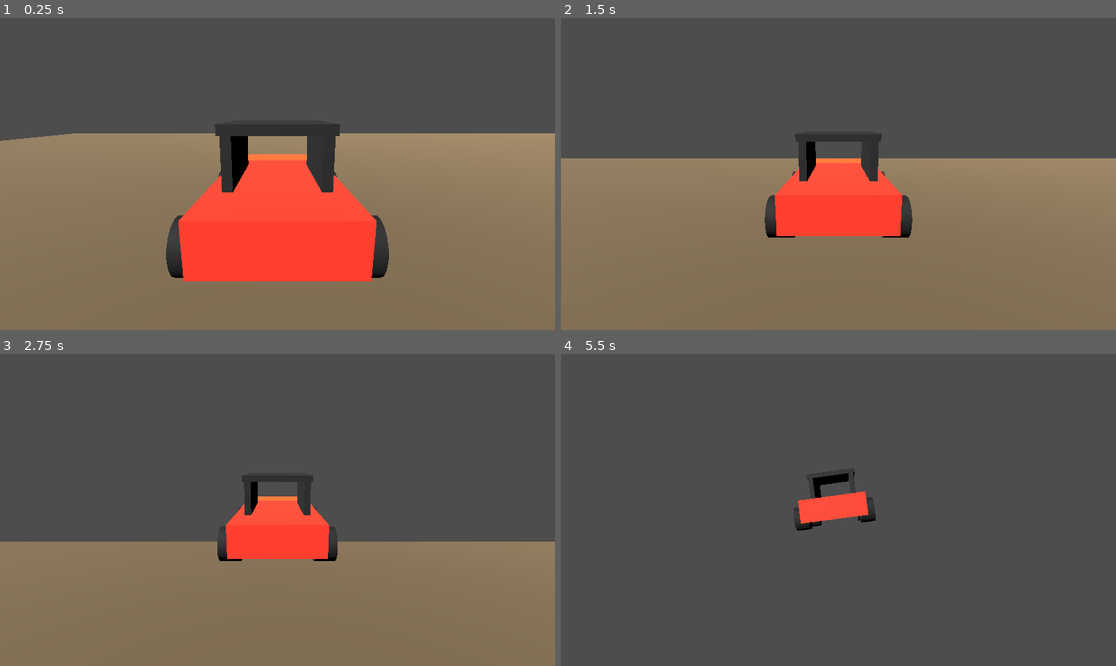
Above: before the commit, frames 1-4 (two rows, left to right).
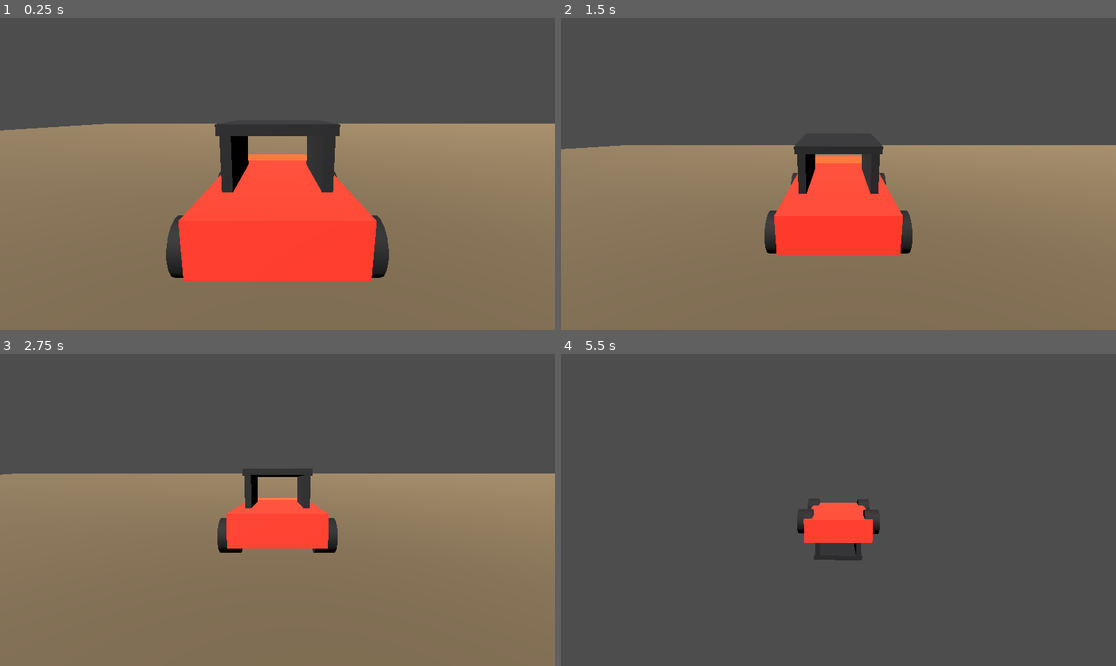
Above: after the commit, the same moments.

Repository: YotsuBotfds/trailhead
Game: Godot game, scene res://scenes/flat_plane.tscn
Same seed, same stepped clock (60 frames per second), same inputs: the game is played once before the commit and once after it.
Inputs:
- Up to frame 1 (0.25 s): no input
- Up to frame 2 (1.5 s): hold R (self_right) 0.53-1.28 s; hold W (throttle) 0.53-1.28 s; hold S (brake) from 1.28 s (still down); tap C (cam_toggle) at 1.35 s
- Up to frame 3 (2.75 s): tap W (throttle) at 1.55 s; release S (brake) at 2.03 s; hold R (self_right) from 2.03 s (still down); hold W (throttle) from 2.03 s (still down)
- Up to frame 4 (5.5 s): release R (self_right) at 2.78 s; release W (throttle) at 2.78 s; hold Up 2.78-3.53 s; tap W (throttle) at 2.85, 4.35 s; hold W (throttle) 3.53-4.28 s; hold A (steer_left) 3.53-5.03 s; tap C (cam_toggle) at 3.6 s; hold S (brake) from 5.03 s (still down); hold W (throttle) from 5.03 s (still down)

The runs differ from the first frame. In frame 1, 2.4% of the frame differs, in the area x 0-100%, y 33-40%; in frame 2, 6.4%; in frame 3, 20%, in the area x 0-100%, y 36-67%; in frame 4, 1.9%.

Commit message:
Add headless feel probes

Diff:
--- a/autoload/game_config.gd
+++ b/autoload/game_config.gd
@@ -9,10 +9,17 @@
 var motor_torque: float = 6.0
 var max_speed: float = 8.0
 var brake_force: float = 4.0
+var brake_damping_per_tick: float = 0.08
 var ebrake_factor: float = 0.4
+var lateral_grip_force: float = 3.0
 var steer_limit_deg: float = 28.0
 var steer_rate_deg: float = 90.0
+var steer_yaw_torque: float = 0.75
 var air_pitch_torque: float = 2.0
+var launch_wheelie_torque: float = 0.03
+var launch_wheelie_min_throttle: float = 0.95
+var launch_wheelie_max_steer: float = 0.15
+var launch_wheelie_speed_max: float = 0.7
 var self_right_impulse: float = 5.0
 
 var susp_rest_length: float = 0.06
@@ -37,6 +44,22 @@
 var stuck_window_ticks: int = 180
 var stuck_min_progress: float = 0.05
 var max_flipped_ticks: int = 300
+var flat_ground_size: Vector3 = Vector3(12.0, 0.1, 12.0)
+var flat_ground_center: Vector3 = Vector3(2.0, -0.05, 0.0)
+var flat_probe_bounds_min: Vector3 = Vector3(-3.5, -1.0, -6.0)
+var flat_probe_bounds_max: Vector3 = Vector3(7.5, 2.0, 6.0)
+var drift_probe_accel_ticks: int = 55
+var drift_probe_ebrake_ticks: int = 85
+var drift_probe_recover_ticks: int = 20
+var drift_probe_accel_throttle: float = 0.8
+var drift_probe_ebrake_throttle: float = 0.65
+var drift_min_peak_slip_angle_deg: float = 12.0
+var drift_min_yaw_rate: float = 0.8
+var drift_min_ebrake_ticks: int = 30
+var drift_min_speed: float = 0.5
+var wheelie_probe_ticks: int = 70
+var wheelie_min_peak_pitch_deg: float = 8.0
+var wheelie_min_front_air_rear_contact_ticks: int = 6
 
 var default_landmark_radius: float = 0.4
 
--- a/systems/render/flat_plane_host.gd
+++ b/systems/render/flat_plane_host.gd
@@ -4,6 +4,7 @@
 const VehicleScene: PackedScene = preload("res://scenes/vehicle.tscn")
 const VehicleInputScript: GDScript = preload("res://systems/vehicle/vehicle_input.gd")
 const ProceduralBuggyVisualScript: GDScript = preload("res://systems/render/procedural_buggy_visual.gd")
+const FlatWorldBuilderScript: GDScript = preload("res://systems/world/flat_world_builder.gd")
 
 var _vehicle: Node = null
 var _vehicle_input: RefCounted = VehicleInputScript.new()
@@ -52,25 +53,14 @@
 
 
 func _build_ground() -> void:
-	var ground: StaticBody3D = StaticBody3D.new()
-	ground.name = "flat_ground__surf_packed_dirt"
-	ground.add_to_group("surf_packed_dirt")
-	add_child(ground)
-
-	var collision: CollisionShape3D = CollisionShape3D.new()
-	collision.name = "Collision"
-	var shape: BoxShape3D = BoxShape3D.new()
-	shape.size = Vector3(10.0, 0.1, 6.0)
-	collision.shape = shape
-	collision.position = Vector3(2.5, -0.05, 0.0)
-	ground.add_child(collision)
+	var ground: StaticBody3D = FlatWorldBuilderScript.build_collision(self)
 
 	var mesh_instance: MeshInstance3D = MeshInstance3D.new()
 	mesh_instance.name = "GroundVisual"
 	var mesh: BoxMesh = BoxMesh.new()
-	mesh.size = Vector3(10.0, 0.04, 6.0)
+	mesh.size = Vector3(GameConfig.flat_ground_size.x, 0.04, GameConfig.flat_ground_size.z)
 	mesh_instance.mesh = mesh
-	mesh_instance.position = Vector3(2.5, -0.02, 0.0)
+	mesh_instance.position = Vector3(GameConfig.flat_ground_center.x, -0.02, GameConfig.flat_ground_center.z)
 	var material: StandardMaterial3D = StandardMaterial3D.new()
 	material.albedo_color = Color(0.35, 0.29, 0.20)
 	material.roughness = 0.9
--- /dev/null
+++ b/systems/sim/controllers/scripted_feel_controller.gd
@@ -0,0 +1,57 @@
+class_name ScriptedFeelController
+extends RefCounted
+
+const VehicleInputScript: GDScript = preload("res://systems/vehicle/vehicle_input.gd")
+
+var scenario_id: String = "ebrake_drift"
+var _tick: int = 0
+var _done: bool = false
+
+
+func configure(id: String) -> void:
+	scenario_id = id
+	_tick = 0
+	_done = false
+
+
+func next_input(_state: RefCounted) -> RefCounted:
+	var input: RefCounted = VehicleInputScript.new()
+	if scenario_id == "ebrake_drift":
+		_fill_ebrake_drift(input)
+	elif scenario_id == "launch_wheelie":
+		_fill_launch_wheelie(input)
+	else:
+		_done = true
+		input.set("brake", 1.0)
+	_tick += 1
+	return input
+
+
+func is_done() -> bool:
+	return _done
+
+
+func _fill_ebrake_drift(input: RefCounted) -> void:
+	var drift_start_tick: int = GameConfig.drift_probe_accel_ticks
+	var drift_end_tick: int = drift_start_tick + GameConfig.drift_probe_ebrake_ticks
+	var recover_end_tick: int = drift_end_tick + GameConfig.drift_probe_recover_ticks
+	if _tick < drift_start_tick:
+		input.set("throttle", GameConfig.drift_probe_accel_throttle)
+	elif _tick < drift_end_tick:
+		input.set("throttle", GameConfig.drift_probe_ebrake_throttle)
+		input.set("steer", 1.0)
+		input.set("ebrake", true)
+	elif _tick < recover_end_tick:
+		input.set("throttle", 0.2)
+		input.set("brake", 0.2)
+	else:
+		input.set("brake", 1.0)
+		_done = true
+
+
+func _fill_launch_wheelie(input: RefCounted) -> void:
+	if _tick < GameConfig.wheelie_probe_ticks:
+		input.set("throttle", 1.0)
+	else:
+		input.set("brake", 1.0)
+		_done = true
--- a/systems/sim/sim_runner.gd
+++ b/systems/sim/sim_runner.gd
@@ -4,8 +4,10 @@
 const DEFAULT_TARGET: Vector3 = Vector3(3.0, 0.0, 0.0)
 const VehicleScene: PackedScene = preload("res://scenes/vehicle.tscn")
 const VehicleInputScript: GDScript = preload("res://systems/vehicle/vehicle_input.gd")
+const FlatWorldBuilderScript: GDScript = preload("res://systems/world/flat_world_builder.gd")
 const PDWaypointControllerScript: GDScript = preload("res://systems/sim/controllers/pd_waypoint_controller.gd")
 const ReplayControllerScript: GDScript = preload("res://systems/sim/controllers/replay_controller.gd")
+const ScriptedFeelControllerScript: GDScript = preload("res://systems/sim/controllers/scripted_feel_controller.gd")
 
 var _args: Dictionary = {}
 var _vehicle: Node = null
@@ -16,6 +18,7 @@
 var _target: Vector3 = DEFAULT_TARGET
 var _target_radius: float = 0.35
 var _controller_id: String = "pd"
+var _scenario_id: String = ""
 var _spawn_id: String = "flat_spawn"
 var _stuck_window_ticks: int = 180
 var _stuck_min_progress: float = 0.05
@@ -33,6 +36,13 @@
 var _min_progress_window: float = 999999.0
 var _started_flipped: bool = false
 var _self_right_input_count: int = 0
+var _max_abs_slip_angle_deg: float = 0.0
+var _max_pitch_deg: float = -999999.0
+var _max_abs_roll_deg: float = 0.0
+var _max_abs_yaw_rate: float = 0.0
+var _max_speed: float = 0.0
+var _ebrake_ticks: int = 0
+var _front_air_rear_contact_ticks: int = 0
 
 
 func _ready() -> void:
@@ -40,6 +50,7 @@
 	_args = _parse_args(OS.get_cmdline_user_args())
 	_max_ticks = int(_args.get("max-ticks", 6000))
 	_controller_id = String(_args.get("controller", "pd"))
+	_scenario_id = String(_args.get("scenario", ""))
 	_spawn_id = String(_args.get("spawn", "flat_spawn"))
 	_stuck_window_ticks = maxi(int(_args.get("stuck-window", GameConfig.stuck_window_ticks)), 1)
 	_stuck_min_progress = maxf(float(_args.get("stuck-min-progress", GameConfig.stuck_min_progress)), 0.0)
@@ -103,6 +114,10 @@
 		var replay_controller: RefCounted = ReplayControllerScript.new()
 		replay_controller.call("configure_empty")
 		return replay_controller
+	if controller_id == "scripted":
+		var scripted_controller: RefCounted = ScriptedFeelControllerScript.new()
+		scripted_controller.call("configure", _scenario_id)
+		return scripted_controller
 	return null
 
 
@@ -123,26 +138,38 @@
 
 
 func _setup_flat_scene() -> void:
-	var ground: StaticBody3D = StaticBody3D.new()
-	ground.name = "flat_ground__surf_packed_dirt"
-	ground.add_to_group("surf_packed_dirt")
-	add_child(ground)
-
-	var shape_node: CollisionShape3D = CollisionShape3D.new()
-	var shape: BoxShape3D = BoxShape3D.new()
-	shape.size = Vector3(8.0, 0.1, 4.0)
-	shape_node.shape = shape
-	shape_node.position = Vector3(2.0, -0.05, 0.0)
-	ground.add_child(shape_node)
+	FlatWorldBuilderScript.build_collision(self)
 
 
 func _record(state: RefCounted, input: RefCounted) -> void:
 	var state_position: Vector3 = state.get("position")
 	var state_velocity: Vector3 = state.get("linear_velocity")
+	var state_angular_velocity: Vector3 = state.get("angular_velocity")
+	var state_basis: Basis = state.get("basis")
+	var pitch_deg: float = _pitch_deg(state_basis)
+	var roll_deg: float = _roll_deg(state_basis)
+	var speed: float = state_velocity.length()
+	var slip_angle_deg: float = _slip_angle_deg(state_basis, state_velocity)
+	var yaw_rate: float = state_angular_velocity.dot(Vector3.UP)
+	var wheel_contact: Array = state.get("wheel_contact")
+	var wheel_surface: Array = state.get("wheel_surface")
+	var front_contact_count: int = _contact_count(wheel_contact, 0, 2)
+	var rear_contact_count: int = _contact_count(wheel_contact, 2, 4)
 	var row: Dictionary = {
 		"tick": _tick,
 		"position": _vec3_to_array(state_position),
 		"linear_velocity": _vec3_to_array(state_velocity),
+		"angular_velocity": _vec3_to_array(state_angular_velocity),
+		"yaw_rate": yaw_rate,
+		"pitch_deg": pitch_deg,
+		"roll_deg": roll_deg,
+		"speed": speed,
+		"slip_angle_deg": slip_angle_deg,
+		"wheel_contact_count": front_contact_count + rear_contact_count,
+		"front_contact_count": front_contact_count,
+		"rear_contact_count": rear_contact_count,
+		"wheel_contact": _bool_array_to_array(wheel_contact),
+		"wheel_surface": _surface_array_to_array(wheel_surface),
 		"on_ground": bool(state.get("on_ground")),
 		"is_flipped": bool(state.get("is_flipped")),
 		"input": {
@@ -156,6 +183,15 @@
 	_telemetry.append(row)
 	if bool(input.get("self_right")):
 		_self_right_input_count += 1
+	if bool(input.get("ebrake")):
+		_ebrake_ticks += 1
+	if front_contact_count == 0 and rear_contact_count > 0:
+		_front_air_rear_contact_ticks += 1
+	_max_abs_slip_angle_deg = maxf(_max_abs_slip_angle_deg, absf(slip_angle_deg))
+	_max_pitch_deg = maxf(_max_pitch_deg, pitch_deg)
+	_max_abs_roll_deg = maxf(_max_abs_roll_deg, absf(roll_deg))
+	_max_abs_yaw_rate = maxf(_max_abs_yaw_rate, absf(yaw_rate))
+	_max_speed = maxf(_max_speed, speed)
 	_update_predicates(state_position, bool(state.get("is_flipped")))
 
 
@@ -207,6 +243,10 @@
 
 
 func _configure_flat_bounds() -> void:
+	if _uses_scenario_predicate():
+		_bounds_min = GameConfig.flat_probe_bounds_min
+		_bounds_max = GameConfig.flat_probe_bounds_max
+		return
 	var min_x: float = minf(0.0, _target.x) - 1.0
 	var max_x: float = maxf(0.0, _target.x) + 1.0
 	var min_z: float = minf(0.0, _target.z) - 1.0
@@ -230,17 +270,21 @@
 		var target_delta: Vector3 = _target - last_position
 		target_delta.y = 0.0
 		reached_target = target_delta.length() <= _target_radius
-	var all_predicates_passed: bool = reached_target and _never_stuck and _upright_or_recovered and _stayed_in_bounds
+	var target_predicate_passed: bool = reached_target if _requires_target() else true
+	var scenario_predicate_passed: bool = _scenario_predicate_passed()
+	var all_predicates_passed: bool = target_predicate_passed and scenario_predicate_passed and _never_stuck and _upright_or_recovered and _stayed_in_bounds
 	var result: Dictionary = {
 		"scene": String(_args.get("scene", "flat_plane")),
 		"controller": _controller_id,
+		"scenario": _scenario_id,
 		"spawn": _spawn_id,
 		"target": String(_args.get("target", "flat_target")),
 		"seed": int(_args.get("seed", 0)),
 		"ticks": _tick,
 		"result": "pass" if (passed and all_predicates_passed) else "fail",
 		"predicates": {
-			"reached_target": reached_target,
+			"reached_target": target_predicate_passed,
+			"scenario_passed": scenario_predicate_passed,
 			"never_stuck": _never_stuck,
 			"upright_or_recovered": _upright_or_recovered,
 			"stayed_in_bounds": _stayed_in_bounds
@@ -253,6 +297,13 @@
 			"max_flipped_ticks": _max_flipped_ticks_seen,
 			"started_flipped": _started_flipped,
 			"self_right_input_count": _self_right_input_count,
+			"max_abs_slip_angle_deg": _max_abs_slip_angle_deg,
+			"max_pitch_deg": _max_pitch_deg,
+			"max_abs_roll_deg": _max_abs_roll_deg,
+			"max_abs_yaw_rate": _max_abs_yaw_rate,
+			"max_speed": _max_speed,
+			"ebrake_ticks": _ebrake_ticks,
+			"front_air_rear_contact_ticks": _front_air_rear_contact_ticks,
 			"min_progress_window": _min_progress_window if _min_progress_window < 999998.0 else null,
 			"stuck_window_ticks": _stuck_window_ticks,
 			"stuck_min_progress": _stuck_min_progress
@@ -270,6 +321,7 @@
 	var result: Dictionary = {
 		"scene": String(_args.get("scene", "flat_plane")),
 		"controller": _controller_id,
+		"scenario": _scenario_id,
 		"spawn": _spawn_id,
 		"target": String(_args.get("target", "flat_target")),
 		"seed": int(_args.get("seed", 0)),
@@ -302,3 +354,65 @@
 
 func _vec3_to_array(v: Vector3) -> Array[float]:
 	return [v.x, v.y, v.z]
+
+
+func _requires_target() -> bool:
+	return not _uses_scenario_predicate()
+
+
+func _uses_scenario_predicate() -> bool:
+	return _controller_id == "scripted" and _scenario_id != ""
+
+
+func _scenario_predicate_passed() -> bool:
+	if not _uses_scenario_predicate():
+		return true
+	if _scenario_id == "ebrake_drift":
+		return _max_abs_slip_angle_deg >= GameConfig.drift_min_peak_slip_angle_deg and _max_abs_yaw_rate >= GameConfig.drift_min_yaw_rate and _ebrake_ticks >= GameConfig.drift_min_ebrake_ticks and _max_speed >= GameConfig.drift_min_speed
+	if _scenario_id == "launch_wheelie":
+		return _max_pitch_deg >= GameConfig.wheelie_min_peak_pitch_deg and _front_air_rear_contact_ticks >= GameConfig.wheelie_min_front_air_rear_contact_ticks and _max_flipped_ticks_seen == 0
+	return false
+
+
+func _pitch_deg(basis: Basis) -> float:
+	var forward: Vector3 = -basis.z.normalized()
+	return rad_to_deg(asin(clampf(forward.y, -1.0, 1.0)))
+
+
+func _roll_deg(basis: Basis) -> float:
+	var right: Vector3 = basis.x.normalized()
+	return rad_to_deg(asin(clampf(right.y, -1.0, 1.0)))
+
+
+func _slip_angle_deg(basis: Basis, velocity: Vector3) -> float:
+	var forward: Vector3 = -basis.z
+	var forward_flat: Vector3 = Vector3(forward.x, 0.0, forward.z)
+	var velocity_flat: Vector3 = Vector3(velocity.x, 0.0, velocity.z)
+	if forward_flat.length() <= 0.001 or velocity_flat.length() <= 0.001:
+		return 0.0
+	forward_flat = forward_flat.normalized()
+	velocity_flat = velocity_flat.normalized()
+	var sign: float = signf(forward_flat.cross(velocity_flat).y)
+	return rad_to_deg(forward_flat.angle_to(velocity_flat)) * sign
+
+
+func _contact_count(wheel_contact: Array, start_index: int, end_index: int) -> int:
+	var count: int = 0
+	for i in range(start_index, end_index):
+		if i < wheel_contact.size() and bool(wheel_contact[i]):
+			count += 1
+	return count
+
+
+func _bool_array_to_array(values: Array) -> Array[bool]:
+	var out: Array[bool] = []
+	for value in values:
+		out.append(bool(value))
+	return out
+
+
+func _surface_array_to_array(values: Array) -> Array[String]:
+	var out: Array[String] = []
+	for value in values:
+		out.append(String(value))
+	return out
--- a/systems/vehicle/raycast_vehicle_controller.gd
+++ b/systems/vehicle/raycast_vehicle_controller.gd
@@ -68,6 +68,8 @@
 	_body = RigidBody3D.new()
 	_body.name = "PhysicsBody"
 	_body.mass = GameConfig.chassis_mass
+	_body.center_of_mass_mode = RigidBody3D.CENTER_OF_MASS_MODE_CUSTOM
+	_body.center_of_mass = GameConfig.center_of_mass_offset
 	add_child(_body)
 
 	var collision: CollisionShape3D = CollisionShape3D.new()
@@ -131,14 +133,17 @@
 	var drive: Vector3 = forward * throttle * GameConfig.motor_torque
 	_body.apply_central_force(drive)
 	if brake > 0.0:
-		var brake_factor: float = clampf(1.0 - brake * 0.08, 0.0, 1.0)
+		var brake_factor: float = clampf(1.0 - brake * GameConfig.brake_damping_per_tick, 0.0, 1.0)
 		_body.linear_velocity *= brake_factor
 	var lateral_speed: float = _body.linear_velocity.dot(right)
 	var lateral_grip: float = GameConfig.default_friction
 	if bool(_pending_input.get("ebrake")):
 		lateral_grip *= GameConfig.ebrake_factor
-	_body.apply_central_force(-right * lateral_speed * lateral_grip * 3.0)
-	_body.apply_torque(Vector3.UP * steer * 1.5)
+	_body.apply_central_force(-right * lateral_speed * lateral_grip * GameConfig.lateral_grip_force)
+	if bool(_state.get("on_ground")):
+		_body.apply_torque(Vector3.UP * steer * GameConfig.steer_yaw_torque)
+	if bool(_state.get("on_ground")) and throttle >= GameConfig.launch_wheelie_min_throttle and absf(steer) <= GameConfig.launch_wheelie_max_steer and _body.linear_velocity.length() <= GameConfig.launch_wheelie_speed_max:
+		_body.apply_torque(right * GameConfig.launch_wheelie_torque)
 
 
 func _apply_speed_limit() -> void:
--- /dev/null
+++ b/systems/world/flat_world_builder.gd
@@ -0,0 +1,18 @@
+class_name FlatWorldBuilder
+extends RefCounted
+
+
+static func build_collision(parent: Node) -> StaticBody3D:
+	var ground: StaticBody3D = StaticBody3D.new()
+	ground.name = "flat_ground__surf_packed_dirt"
+	ground.add_to_group("surf_packed_dirt")
+	parent.add_child(ground)
+
+	var collision: CollisionShape3D = CollisionShape3D.new()
+	collision.name = "Collision"
+	var shape: BoxShape3D = BoxShape3D.new()
+	shape.size = GameConfig.flat_ground_size
+	collision.shape = shape
+	collision.position = GameConfig.flat_ground_center
+	ground.add_child(collision)
+	return ground
